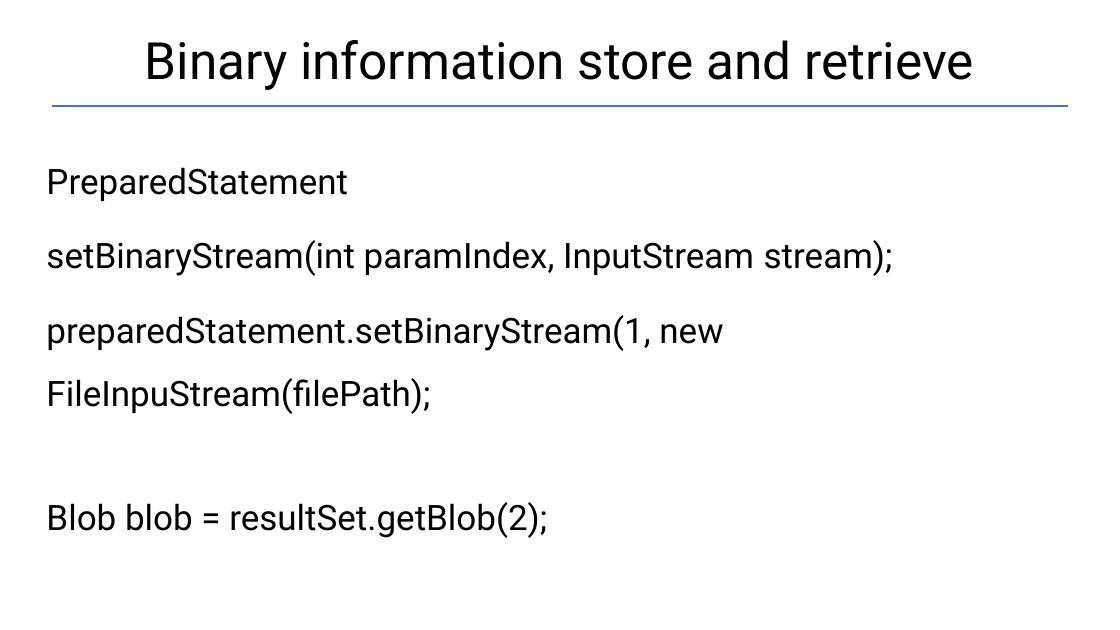
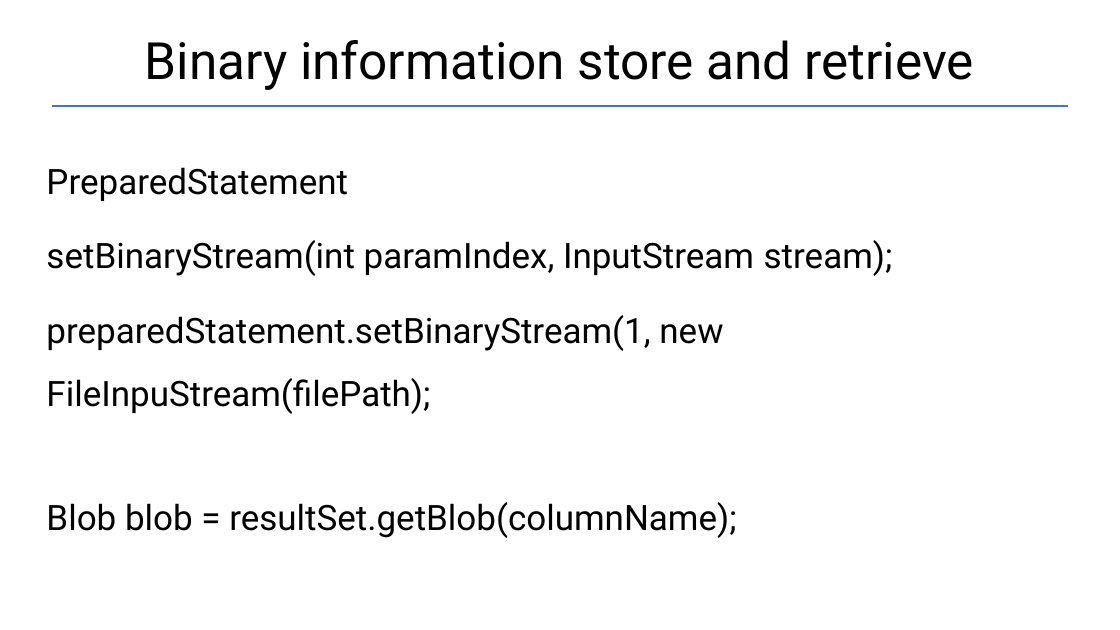
Before and after one commit to Garnik94/Levelup_presentations, a slide deck: slide 13 of JDBC/JDBC_Presentation.pptx. Drawn at 1120x630 pixels with LibreOffice and Linux fonts; fonts in the diff are those of the drawing. Boxes give left, top, right and bottom in pixels: in the first picture for what was removed or moved away, otherwise in the second. Text is boxed around its words. In the diff, an @@ line names an element or a change of style, - is before the commit and + after.

```diff
--- a/JDBC/JDBC_Presentation.pptx
+++ b/JDBC/JDBC_Presentation.pptx
@@ text at <box>46,502,736,538</box>: text changed @@
-Blob blob = resultSet.getBlob(2);
+Blob blob = resultSet.getBlob(columnName);
```
Also in this commit, not shown: 2 other slides changed, 2 other files.
